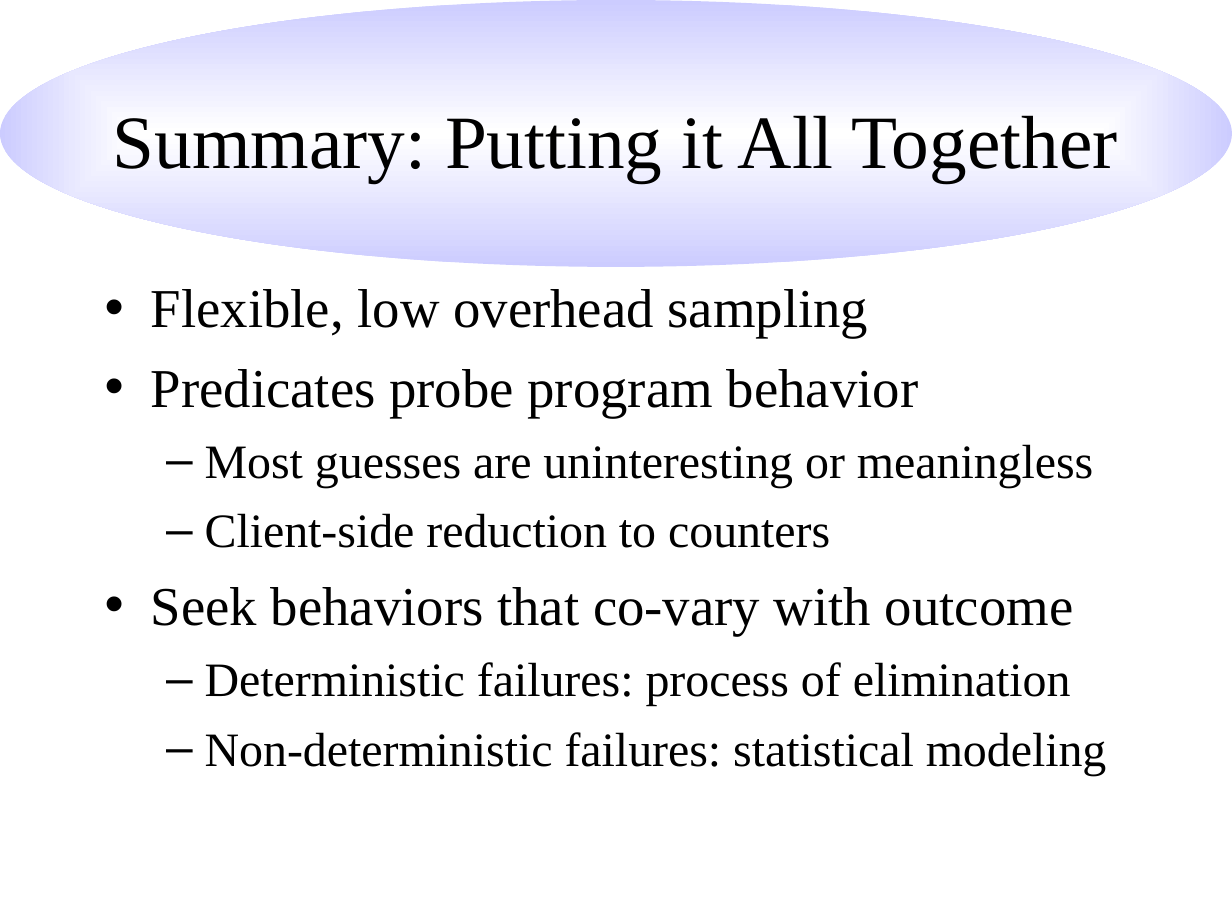
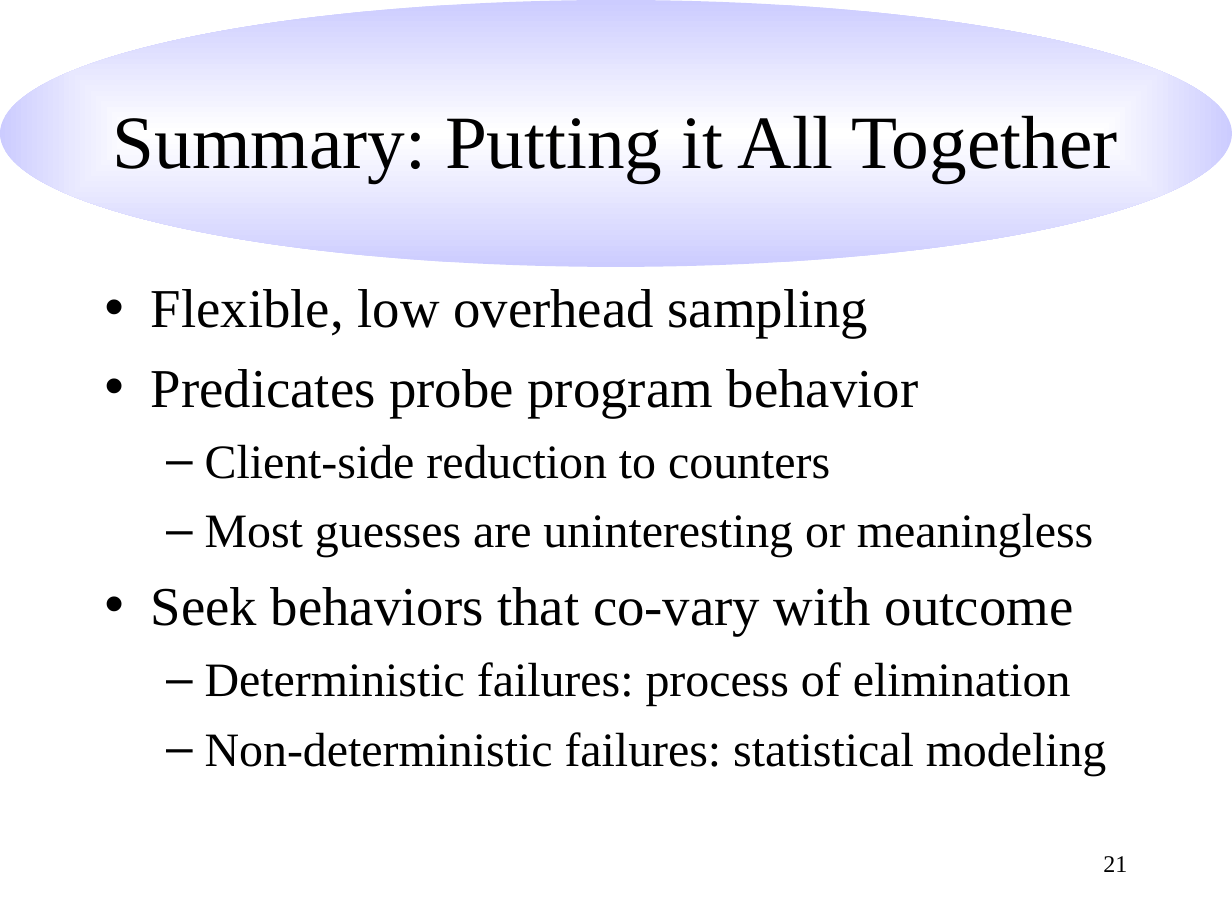
Before and after one commit to hlim1/sampler, a slide deck: slide 21 of paper/pldi.ppt. Drawn at 1232x924 pixels with LibreOffice and Linux fonts; fonts in the diff are those of the drawing. Boxes give left, top, right and bottom in pixels: in the first picture for what was removed or moved away, otherwise in the second. Text is boxed around its words. In the diff, an @@ line names an element or a change of style, - is before the commit and + after.

```diff
--- a/paper/pldi.ppt
+++ b/paper/pldi.ppt
@@ text at bbox=[205, 444, 830, 479]: paragraph added @@
+  – Client-side reduction to counters
@@ text at bbox=[205, 513, 830, 548]: paragraph removed @@
-  – Client-side reduction to counters
@@ page number added at bbox=[1103, 856, 1127, 872], 14 pt, text #000000 @@
+21
```
Also in this commit, not shown: 29 other slides changed, 4 slides added, 4 slides removed.
